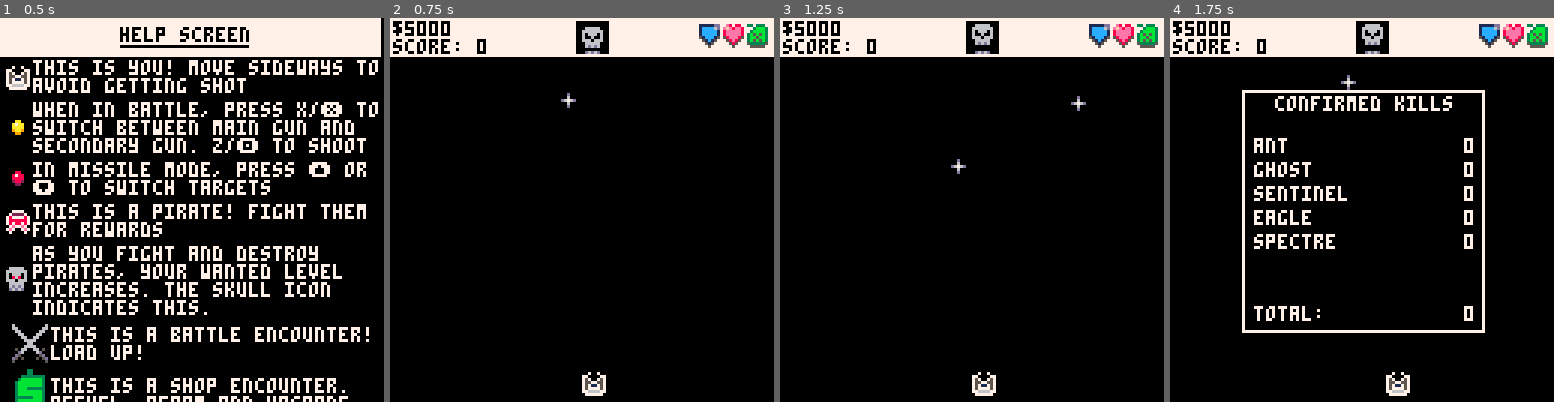
Above: before the commit, frames 1-4 (left to right).
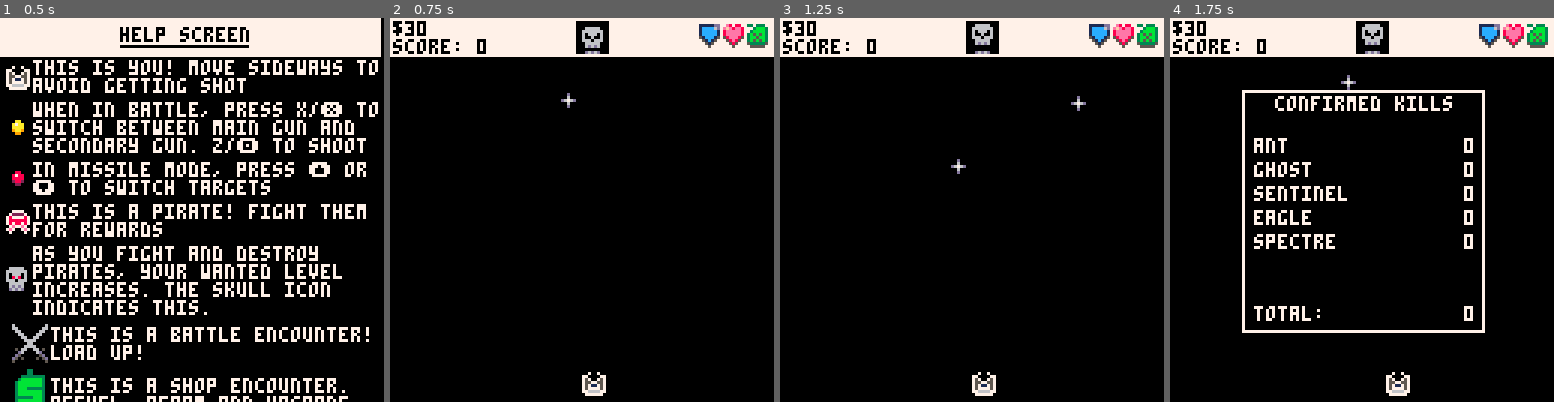
Above: after the commit, the same moments.

Repository: NinetiesPaul/Orion-s-Defender
Game: PICO-8 cartridge orionsdefender.p8
Two runs of this game, one before a commit and one after it. Both use one fixed random seed, a clock stepped at 60 frames per second and the inputs below.
Inputs:
- Up to frame 1 (0.5 s): tap X (X key) at 0.33 s
- Up to frame 2 (0.75 s): tap O (Z key) at 0.7 s
- Up to frame 3 (1.25 s): tap X (X key) at 1.07 s
- Up to frame 4 (1.75 s): hold Right from 1.6 s (still down); tap O (Z key) at 1.7 s

Frame 1 is identical in both runs. In frame 2, 0.2% of the frame differs, in the area x 3-16%, y 0-5%; in frame 3, 0.2%; in frame 4, 0.2%.

Commit message:
more changes and fixes

Diff:
--- a/orionsdefender.p8
+++ b/orionsdefender.p8
@@ -28,7 +28,7 @@
 	stars = {}
 
 	-- player variables
-	scraps = 5000
+	scraps = 30
 	ship_spr = 017
 	ship_x = 64
 	ship_y = 118
@@ -52,7 +52,7 @@
 	max_armor = stat_lvl[armor_lvl]
 
 	current_ammo_mode = 1
-	current_weapon_system_lv = 3
+	weapon_system_lvl = 1
 	special_ammo_lvls = { 4, 6, 8 }
 
 	laser_cooldown_lvls = { 75, 45, 15 }
@@ -71,7 +71,7 @@
 	missile_cooldown = false
 	missile_cooldown_counter = 0
 	missile_n = 2
-	missile_locked_on_enemy = null
+	missile_locked_on_enemy = 1
 
 	stun_cooldown_lvls = { 100, 75, 45 }
 	stun_dmg_lvls = { 0.7, 0.9, 1.1 }
@@ -120,6 +120,8 @@
 		cluster_max_capacity = special_ammo_lvls[cluster_lvl],
 		laser_lvl = laser_lvl,
 		laser_max_lvl = 3,
+		weapon_system_lvl = weapon_system_lvl,
+		weapon_system_max_lvl = 3
 	}
 
 	random_factor = 0.95
@@ -173,14 +175,14 @@
 		{
 			name = "stun_n",
 			price = 4,
-			formatted_name = "stun ammo",
+			formatted_name = "stun",
 			shops = "both",
 			compare_with = "stun_max_capacity"
 		},
 		{
 			name = "cluster_n",
 			price = 3,
-			formatted_name = "cluster ammo",
+			formatted_name = "cluster",
 			shops = "both",
 			compare_with = "cluster_max_capacity"
 		},
@@ -231,22 +233,21 @@
 			shops = "civ",
 			compare_with = "stun_max_lvl",
 			enabled = true
-		},--[[
-		{
-			name = "current_weapon_system_lv",
-			price = 75 * current_weapon_system_lv,
+		},
+		{
+			name = "weapon_system_lvl",
+			price = 75 * weapon_system_lvl,
 			formatted_name = "weapon system level",
 			shops = "civ",
+			compare_with = "weapon_system_max_lvl",
 			enabled = true
 		},
 		{
 			name = "pirate_bribe",
 			price = 50 * pirate_rep,
-			formatted_name = "pirate bribe faction",
+			formatted_name = "bribe pirate faction",
 			shops = "pirate"
-			shops = "both",
-			compare_with = "max_armor"
-		},]]--
+		}
 	}
 
 	-- enemy and battle
@@ -486,9 +487,7 @@
 
 		if (clock % 90 == 0) shop_last_bought = ""
 		print(shop_last_bought, 1, 7, 0)
-		print("⬆️⬇️ [select]", 2, 104, 7)
-		print("z/🅾️ [buy]", 2,112, 7)
-		print("x/❎ [leave]", 2, 120, 7)
+		print("z/🅾️ [buy] - x/❎ [exit] - ⬆️⬇️ [select]", 2, 120, 7)
 
 		animate_shop_selector()
 	end
@@ -573,8 +572,8 @@
 				if (pause_menu_page < 7) pause_menu_page +=1
 			end
 
-			if (pause_menu_page == 6 and current_weapon_system_lv < 2)  pause_menu_page = 5
-			if (pause_menu_page == 7 and current_weapon_system_lv < 3)  pause_menu_page = 6
+			if (pause_menu_page == 6 and player.weapon_system_lvl < 2)  pause_menu_page = 5
+			if (pause_menu_page == 7 and player.weapon_system_lvl < 3)  pause_menu_page = 6
 		end
 	end
 
@@ -928,7 +927,7 @@
 	explosions = {}
 	warnings = {}
 	missiles = {}
-	missile_locked_on_enemy = null
+	missile_locked_on_enemy = 1
 	battle_started = false
 	battle_rewards = 0
 	laser_cooldown = false
@@ -1016,7 +1015,7 @@
 
 function create_encounter()
 	local random_factor = rnd()
-	type = 2 -- (random_factor <= 0.7) and 1 or (random_factor <= 0.875) and 2 or 3
+	type = (random_factor <= 0.7) and 1 or (random_factor <= 0.875) and 2 or 3
 
 	local encounter = {}
 	encounter.x = rnd({ 12, 36, 64, 96, 108})
@@ -1141,8 +1140,8 @@
 	if btnp(5) then
 		current_ammo_mode += 1
 
-		if (current_weapon_system_lv == 1 and current_ammo_mode > 2) current_ammo_mode = 1
-		if (current_weapon_system_lv == 2 and current_ammo_mode > 3) current_ammo_mode = 1
+		if (player.weapon_system_lvl == 1 and current_ammo_mode > 2) current_ammo_mode = 1
+		if (player.weapon_system_lvl == 2 and current_ammo_mode > 3) current_ammo_mode = 1
 		if (current_ammo_mode > 4) current_ammo_mode = 1
 
 		if current_ammo_mode != 2 then
@@ -1188,7 +1187,6 @@
 
 function missile_ui()
 	if current_ammo_mode == 2 and not missile_cooldown then
-		if (missile_locked_on_enemy == null) missile_locked_on_enemy = 1
 		last_enemy = count(enemies)
 
 		if btnp(2) then
@@ -1479,7 +1477,16 @@
 	if btnp(4) then
 		price = (pirate_store == false) and current_shop_item.price or (current_shop_item.name == "pirate_bribe") and current_shop_item.price or ceil(current_shop_item.price/2)
 		if scraps >= price then
-			if player[current_shop_item.name] < player[current_shop_item.compare_with] then
+			if current_shop_item.name == "pirate_bribe" then
+				if pirate_rep > 1 then
+					scraps -= price
+					pirate_rep -= 1
+					current_shop_item.price = pirate_rep * 75
+					shop_last_bought = "pirate rep downgraded"
+				else
+					shop_last_bought = "already at minimum pirate rep"
+				end
+			elseif player[current_shop_item.name] < player[current_shop_item.compare_with] then
 				player[current_shop_item.name] = flr(player[current_shop_item.name])
 				player[current_shop_item.name] += 1
 				shop_last_bought = "bought " .. current_shop_item.formatted_name
